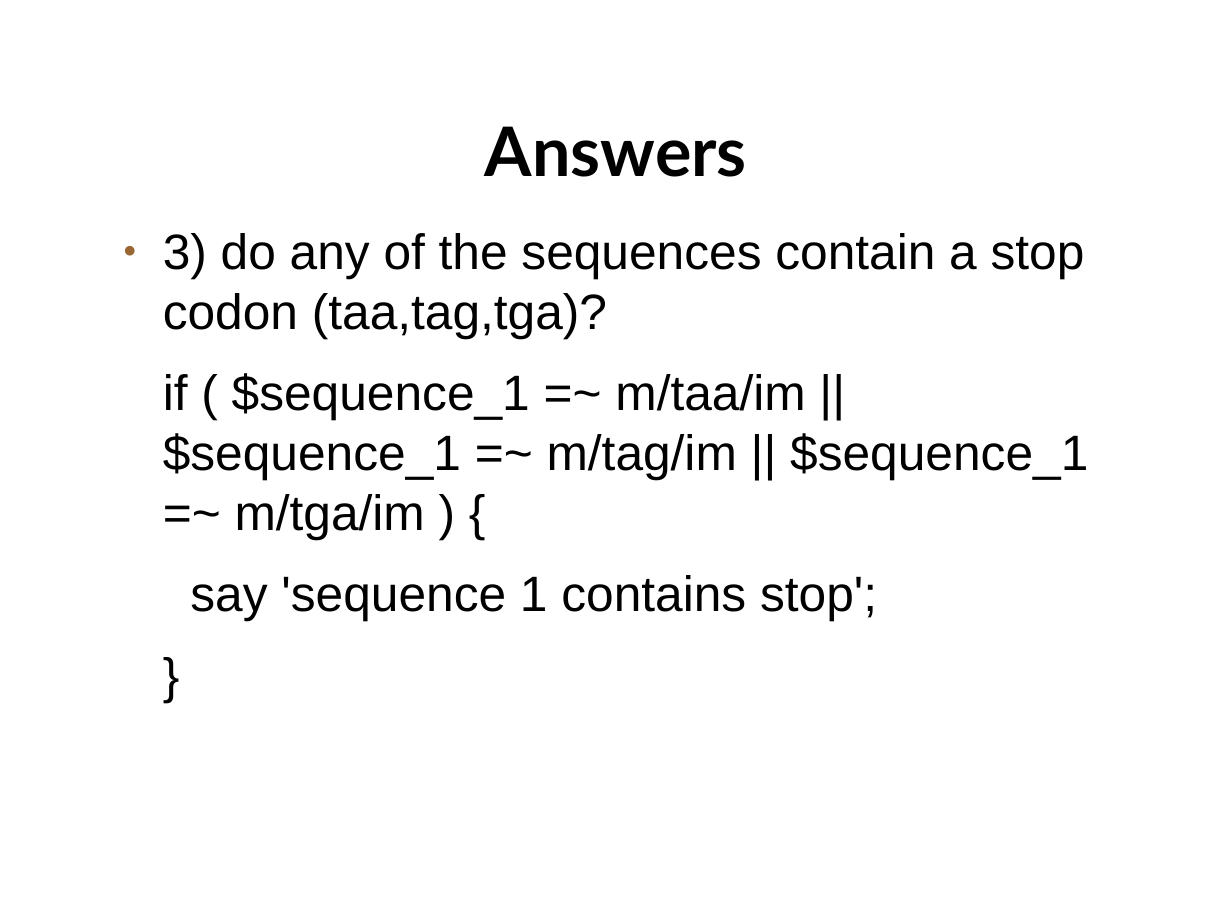
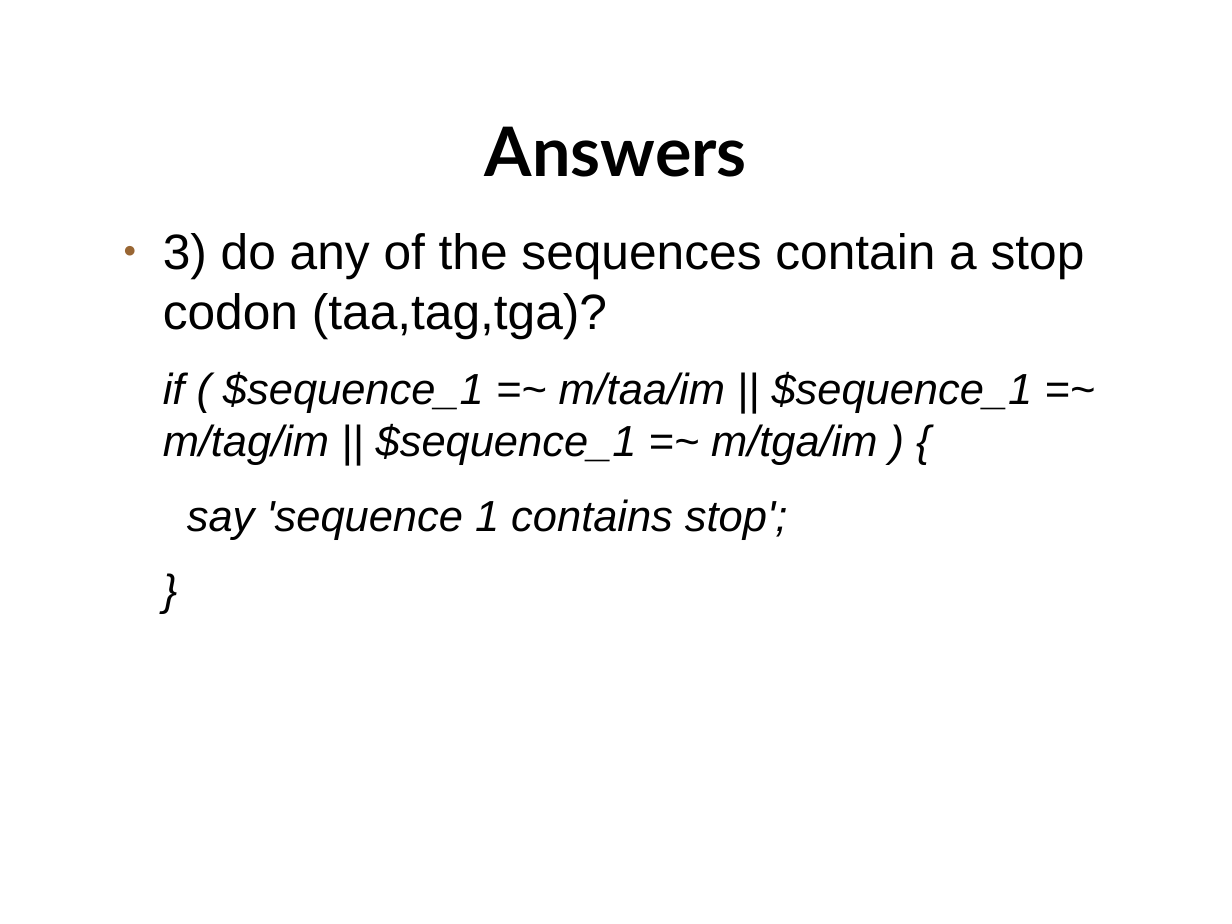
Before and after one commit to setitesuk/basic_perl_course, a slide deck: slide 44 of 07-decision_making/decision_making_loops.odp. Drawn at 1232x924 pixels with LibreOffice and Linux fonts; fonts in the diff are those of the drawing; background and template pictures are left out. Boxes give left, top, right and bottom in pixels: in the first picture for what was removed or moved away, otherwise in the second. Text is boxed around its words. In the diff, an @@ line names an element or a change of style, - is before the commit and + after.

```diff
--- a/07-decision_making/decision_making_loops.odp
+++ b/07-decision_making/decision_making_loops.odp
@@ text at (163,371,1033,540): size 32 to 28 pt, italic on in "if ( $sequence_1 =~ m/taa/im || $sequence_1 ...", "say 'sequence 1 contains stop';", "}" @@
```
Also in this commit, not shown: 4 other slides changed, 2 slides removed, 2 other files.
